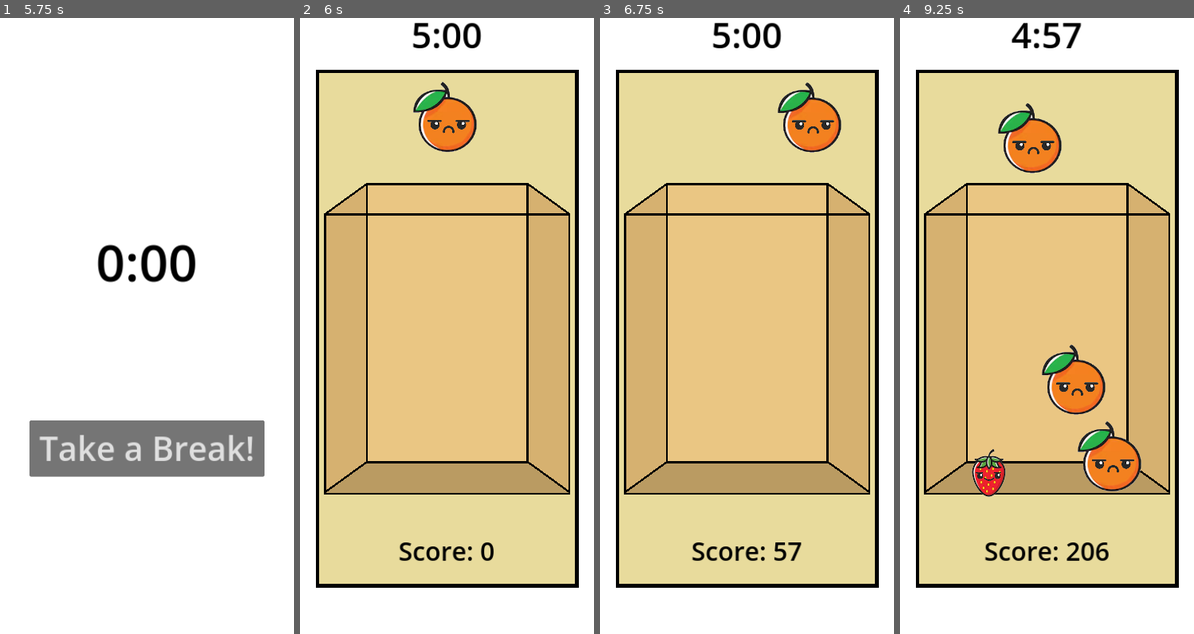
Above: before the commit, frames 1-4 (left to right).
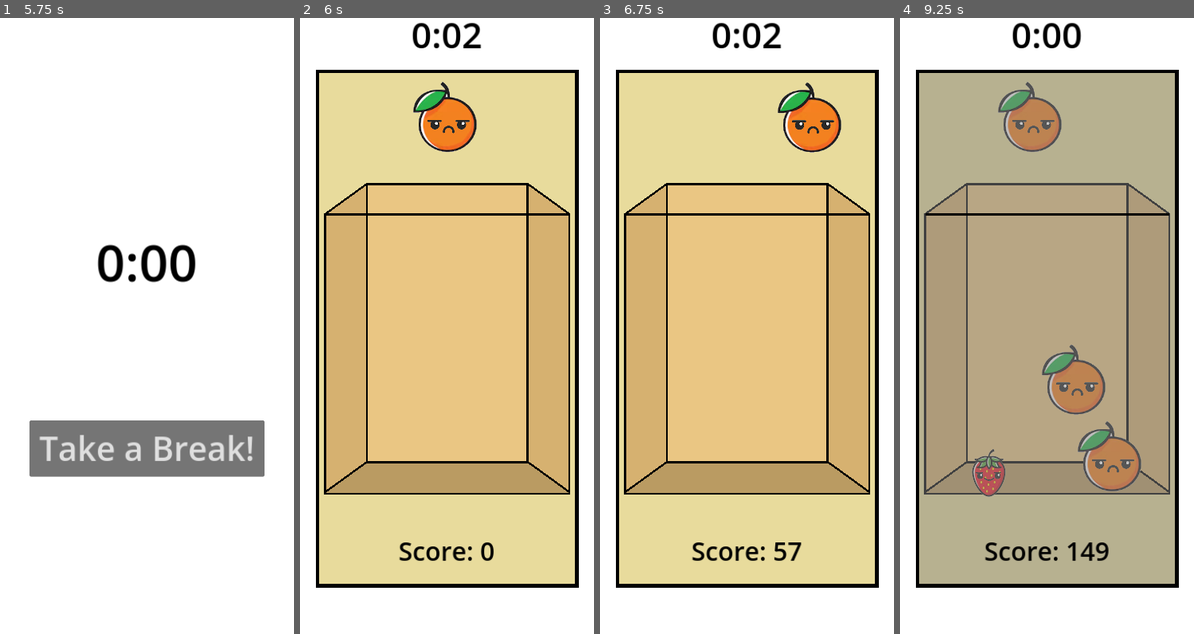
Above: after the commit, the same moments.

Repository: RunDMC2/PomoDojo
Game: Godot game, scene res://Scenes/main_manu.tscn
Two runs of this game, one before a commit and one after it. Both use one fixed random seed, a clock stepped at 60 frames per second and the inputs below.
Inputs (mouse positions are in pixels of both pictures, inside the frame that each line leads up to):
- Up to frame 1 (5.75 s): click "Start" at 0.5 s; click "Study" at 1.25 s; move the mouse to (132, 443) at 2.02 s; click (132, 443) at 2.1 s; tap Enter at 2.75, 5 s; move the mouse to (235, 412) at 2.77 s; click (235, 412) at 2.85 s; tap Space at 3.5 s; move the mouse to (58, 221) at 3.52 s; click (58, 221) at 3.6 s; move the mouse to (161, 313) at 4.27 s; click (161, 313) at 4.35 s; move the mouse to (102, 153) at 5.02 s; click (102, 153) at 5.1 s
- Up to frame 2 (6 s): click "Take a Break!" at 5.75 s
- Up to frame 3 (6.75 s): tap Space at 6.5 s; move the mouse to (811, 282) at 6.52 s; click (811, 282) at 6.6 s
- Up to frame 4 (9.25 s): move the mouse to (988, 344) at 7.27 s; click (988, 344) at 7.35 s; move the mouse to (1076, 172) at 8.02 s; click (1076, 172) at 8.1 s; move the mouse to (1032, 443) at 8.77 s; click (1032, 443) at 8.85 s

Frame 1 is identical in both runs. In frame 2, 0.3% of the frame differs, in the area x 38-62%, y 0-5%; in frame 3, 0.3%; in frame 4, 72%, in the area x 6-94%, y 0-92%.

Commit message:
issue #2 solved

Diff:
--- a/Minigames/Fruit Merge/Scenes/fruit_merge_end_screen.tscn
+++ /dev/null
@@ -1,10 +0,0 @@
-[gd_scene format=3 uid="uid://cb1d0p7r652fb"]
-
-[node name="FruitMergeEndScreen" type="Node2D"]
-
-[node name="Background" type="Node2D" parent="."]
-
-[node name="ColorRect" type="ColorRect" parent="Background"]
-offset_right = 576.0
-offset_bottom = 1240.0
-color = Color(0.52, 0.52, 0.52, 0.435294)
--- a/Minigames/Fruit Merge/Scenes/minigame_scene.tscn
+++ b/Minigames/Fruit Merge/Scenes/minigame_scene.tscn
@@ -146,48 +146,6 @@
 rotation = 1.5708
 shape = SubResource("RectangleShape2D_5cnjk")
 
-[node name="Game Over Screen" type="Node2D" parent="."]
-z_index = 4
-
-[node name="Background" type="ColorRect" parent="Game Over Screen"]
-modulate = Color(0.5, 0.5, 0.5, 0)
-z_index = 2
-offset_right = 576.0
-offset_bottom = 1248.0
-
-[node name="Loss Screen" type="Node2D" parent="Game Over Screen"]
-z_index = 5
-position = Vector2(-600, 0)
-
-[node name="ButtonsVBoxContainer" type="VBoxContainer" parent="Game Over Screen/Loss Screen"]
-z_index = 5
-offset_left = 85.0
-offset_top = 800.0
-offset_right = 485.0
-offset_bottom = 958.0
-
-[node name="Keep Studying" type="Button" parent="Game Over Screen/Loss Screen/ButtonsVBoxContainer"]
-layout_mode = 2
-theme_override_colors/font_color = Color(1, 1, 1, 1)
-theme_override_font_sizes/font_size = 50
-text = "Keep Studying"
-
-[node name="Exit" type="Button" parent="Game Over Screen/Loss Screen/ButtonsVBoxContainer"]
-layout_mode = 2
-theme_override_colors/font_color = Color(1, 1, 1, 1)
-theme_override_font_sizes/font_size = 50
-text = "Exit"
-
-[node name="Game Over" type="Label" parent="Game Over Screen/Loss Screen"]
-offset_left = 38.0
-offset_top = 150.0
-offset_right = 538.0
-offset_bottom = 260.0
-theme_override_colors/font_color = Color(1, 1, 1, 1)
-theme_override_font_sizes/font_size = 80
-text = "Break Over!"
-horizontal_alignment = 1
-
 [node name="ScoreContainer" type="VBoxContainer" parent="."]
 modulate = Color(0, 0, 0, 1)
 z_index = 6
@@ -205,5 +163,3 @@
 autowrap_mode = 3
 
 [connection signal="body_entered" from="DeathPlanes/Area2D" to="." method="_on_death_plane_entered"]
-[connection signal="pressed" from="Game Over Screen/Loss Screen/ButtonsVBoxContainer/Keep Studying" to="." method="_on_keep_studying_pressed"]
-[connection signal="pressed" from="Game Over Screen/Loss Screen/ButtonsVBoxContainer/Exit" to="." method="_on_exit_pressed"]
--- a/Minigames/Fruit Merge/Scripts/fruit_merge_game.gd
+++ b/Minigames/Fruit Merge/Scripts/fruit_merge_game.gd
@@ -139,21 +139,11 @@
 	move_tween.tween_property($"Win or Loss Screen/Win Screen", "position:x", 0, 1).set_ease(Tween.EASE_IN_OUT)
 """
 
+
+# THIS LOSE FUNCTION MUST BE IN EVERY MINIGAME
 func lose():
 	game_over = true
-	var opac_tween = create_tween()
-	opac_tween.tween_property($"Game Over Screen/Background", "modulate:a", 0.75, 0.5).set_ease(Tween.EASE_IN_OUT)
 
-
-	await get_tree().create_timer(1).timeout
-
-	var move_tween = create_tween()
-	move_tween.tween_property($"Game Over Screen/Loss Screen", "position:x", 0, 1).set_ease(Tween.EASE_IN_OUT)
-
-
-func _on_exit_pressed() -> void:
-	get_tree().change_scene_to_file("res://Scenes/main_manu.tscn")
-
-
-func _on_keep_studying_pressed() -> void:
-	get_tree().change_scene_to_file("res://Scenes/study_screen.tscn")
+	var end_screen_Obj = load("res://Minigames/end_screen.tscn")
+	var end_screen = end_screen_Obj.instantiate()
+	add_child(end_screen)
--- /dev/null
+++ b/Minigames/end_screen.tscn
@@ -0,0 +1,55 @@
+[gd_scene load_steps=2 format=3 uid="uid://cb1d0p7r652fb"]
+
+[ext_resource type="Script" path="res://Minigames/end_screen_script.gd" id="1_qe8jf"]
+
+[node name="EndScreen" type="Node2D"]
+script = ExtResource("1_qe8jf")
+
+[node name="Background" type="Node2D" parent="."]
+modulate = Color(1, 1, 1, 0)
+
+[node name="ColorRect" type="ColorRect" parent="Background"]
+offset_left = 38.0
+offset_top = 150.0
+offset_right = 538.0
+offset_bottom = 1150.0
+color = Color(0.52, 0.52, 0.52, 0.588235)
+
+[node name="Game Over Screen" type="Node2D" parent="."]
+z_index = 4
+
+[node name="Loss Screen" type="Node2D" parent="Game Over Screen"]
+z_index = 1
+position = Vector2(-600, 0)
+
+[node name="ButtonsVBoxContainer" type="VBoxContainer" parent="Game Over Screen/Loss Screen"]
+z_index = 5
+offset_left = 85.0
+offset_top = 800.0
+offset_right = 485.0
+offset_bottom = 958.0
+
+[node name="Keep Studying" type="Button" parent="Game Over Screen/Loss Screen/ButtonsVBoxContainer"]
+layout_mode = 2
+theme_override_colors/font_color = Color(1, 1, 1, 1)
+theme_override_font_sizes/font_size = 50
+text = "Keep Studying"
+
+[node name="Exit" type="Button" parent="Game Over Screen/Loss Screen/ButtonsVBoxContainer"]
+layout_mode = 2
+theme_override_colors/font_color = Color(1, 1, 1, 1)
+theme_override_font_sizes/font_size = 50
+text = "Exit"
+
+[node name="Game Over" type="Label" parent="Game Over Screen/Loss Screen"]
+offset_left = 38.0
+offset_top = 250.0
+offset_right = 538.0
+offset_bottom = 360.0
+theme_override_colors/font_color = Color(1, 1, 1, 1)
+theme_override_font_sizes/font_size = 80
+text = "Break Over!"
+horizontal_alignment = 1
+
+[connection signal="pressed" from="Game Over Screen/Loss Screen/ButtonsVBoxContainer/Keep Studying" to="." method="_on_keep_studying_pressed"]
+[connection signal="pressed" from="Game Over Screen/Loss Screen/ButtonsVBoxContainer/Exit" to="." method="_on_exit_pressed"]
--- /dev/null
+++ b/Minigames/end_screen_script.gd
@@ -0,0 +1,22 @@
+extends Node2D
+
+
+func _ready() -> void:
+	var opac_tween = create_tween()
+
+	opac_tween.tween_property($Background, "modulate:a", 1, 0.5).set_ease(Tween.EASE_IN_OUT)
+
+
+	await get_tree().create_timer(1).timeout
+
+	var move_tween = create_tween()
+	move_tween.tween_property($"Game Over Screen/Loss Screen", "position:x", 0, 1).set_ease(Tween.EASE_IN_OUT)
+
+
+
+func _on_exit_pressed() -> void:
+	get_tree().change_scene_to_file("res://Scenes/main_manu.tscn")
+
+
+func _on_keep_studying_pressed() -> void:
+	get_tree().change_scene_to_file("res://Scenes/study_screen.tscn")
--- a/Scenes/break_screen.tscn
+++ b/Scenes/break_screen.tscn
@@ -22,7 +22,7 @@
 [node name="BreakTimer" type="Node2D" parent="."]
 
 [node name="BreakTimer" type="Timer" parent="BreakTimer"]
-wait_time = 301.0
+wait_time = 3.0
 one_shot = true
 autostart = true
 
